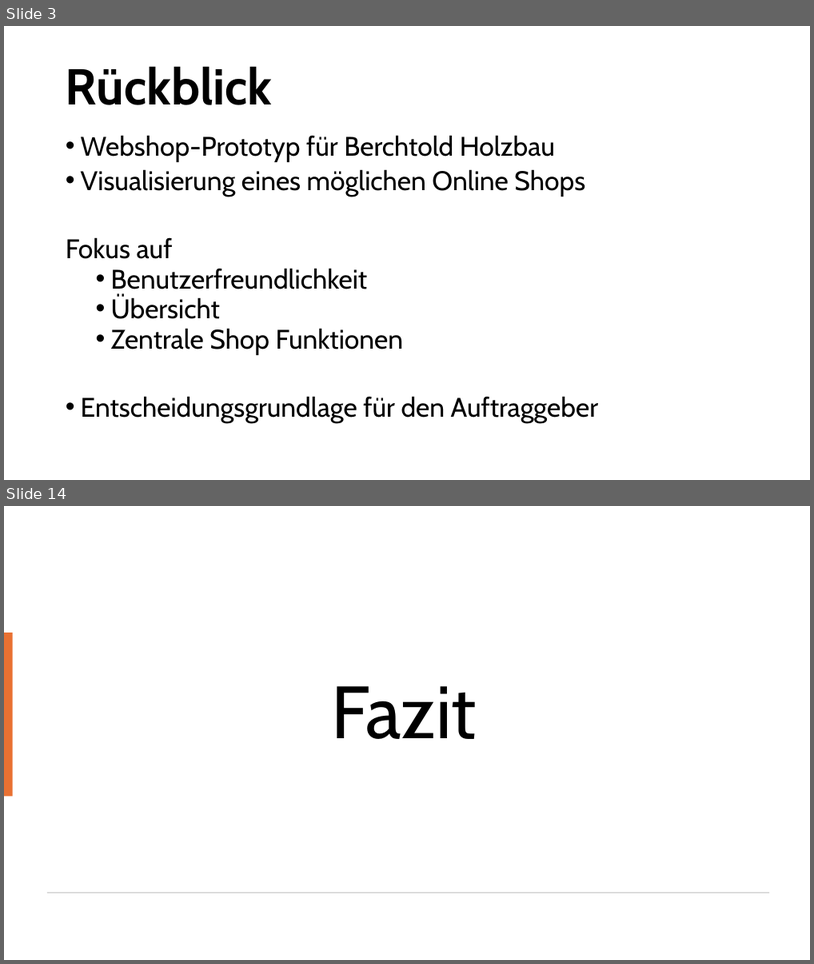
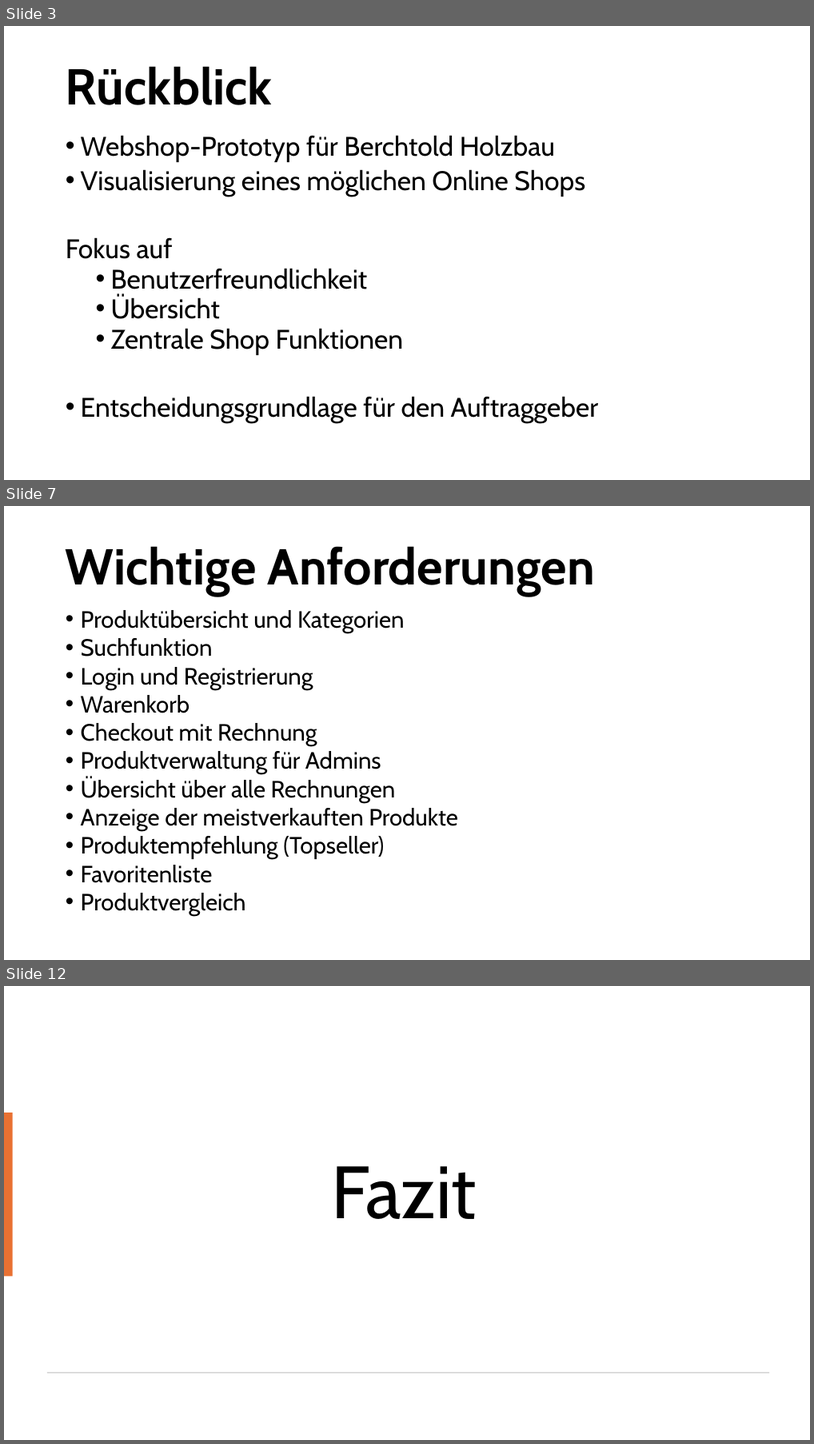
Before and after one commit to HalbmayrJulian/JHLB-BerchtoldHolzbauplanWebshop, a slide deck: Webshop_Berchtold/Endpräsentation_Webshop.pptx. Shown one above the other, each under a label of ours: slides 3 and 14 before the commit, slides 3, 7 and 12 after it; the slides between them are not shown. The pictures are 814x964 and 814x1444 pixels, drawn with LibreOffice and Linux fonts; fonts in the diff are those of the drawing. Boxes give left, top, right and bottom in pixels: in the first picture for what was removed or moved away, otherwise in the second. Text is boxed around its words. In the diff, an @@ line names an element or a change of style, - is before the commit and + after.

```diff
--- a/Webshop_Berchtold/Endpräsentation_Webshop.pptx
+++ b/Webshop_Berchtold/Endpräsentation_Webshop.pptx
@@ slide 7 added at (4,506,810,960), background #FFFFFF @@
@@ title added at (66,546,595,596), 60 pt, text #000000, bold @@
+Wichtige Anforderungen
@@ text added at (81,610,458,916), 28 pt, text #000000 @@
+• Produktübersicht und Kategorien
+• Suchfunktion
+• Login und Registrierung
+• Warenkorb
+• Checkout mit Rechnung
+• Produktverwaltung für Admins
+• Übersicht über alle Rechnungen
+• Anzeige der meistverkauften Produkte
+• Produktempfehlung (Topseller)
+• Favoritenliste
+• Produktvergleich
@@ what was slide 14 is now slide 12 @@
```
Also in this commit, not shown: 2 slides changed, 5 other slides added, 8 slides removed.
